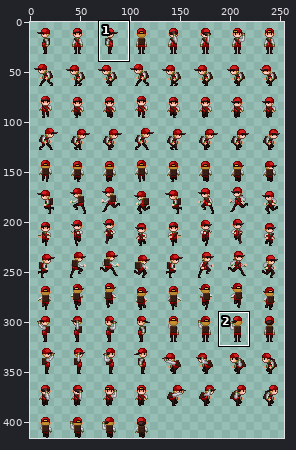
Two states of a sprite sheet, Assets/Player_001.png. Above, an overview of the earlier version with the close-up marked.
Close-up. Before:
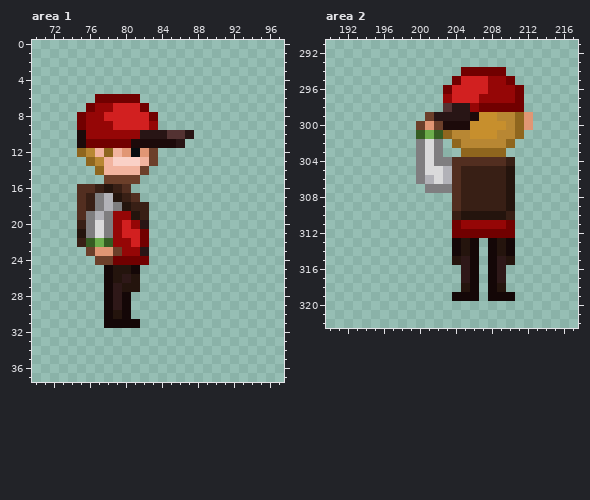
The file is 256x416 pixels. Colours within 5 levels of each other are drawn and written as one. Shown: area 1: x 70..97, y 0..37; area 2: x 190..217, y 291..322. The wide view leaves out empty margins.
New version:
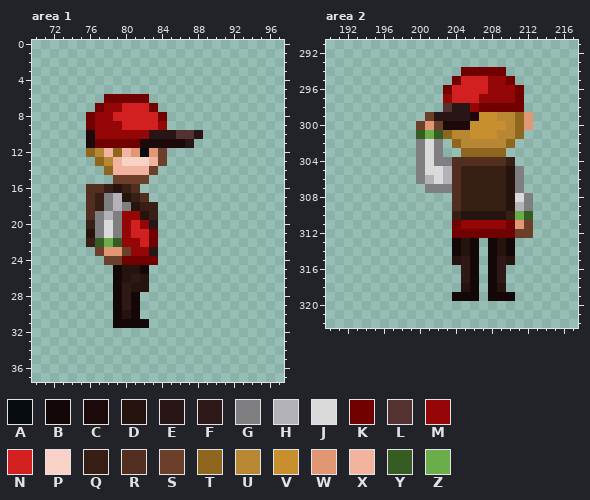
Palette (. is transparent): A #060c0f  B #140707  C #1c0a0a  D #24140d  E #281515  F #2e1818  G #7f7e80  H #b2b2b8  J #dadadb  K #710000  L #533232  M #950606  N #d22020  P #fad1c7  Q #381f15  R #522e20  S #6c3f2a  T #8f661e  U #b88733  V #c78f2d  W #e19674  X #f2b49f  Y #355c22  Z #6cad4b
The exact change:
Area 1:
y 6: x 77 K -> .; x 82 . -> K
y 7: x 76..77 KM -> .K; x 79 N -> M; x 82..83 K. -> NK
y 8: x 75..76 KM -> .K; x 78 N -> M; x 83..84 K. -> NK
y 9: x 75..76 KM -> .K; x 79 N -> M; x 83..84 M. -> NM
y 10: x 75..76 CM -> .C; x 82 E -> M; x 85 L -> E; x 87..88 E. -> LE
y 11: x 75..76 CK -> .C; x 81 C -> K; x 86..87 E. -> CE
y 12: x 75..84 TUXTXWAWS. -> .TUXTXWAWS
y 13: x 76..79 TUXP -> .TUX; x 82..84 XS. -> PXS
y 14: x 77..78 TX -> .T; x 82..83 S. -> XS
y 15: x 78 S -> .; x 82 . -> S
y 16: x 75 R -> .; x 77..81 QDQR. -> RQDQR
y 17: x 75..82 RQGHDQR. -> .RQGHDQR
y 18: x 75..81 RQGHGDQ -> .RQGHGD; x 83 . -> Q
y 19: x 75..79 RGHGM -> .RGHG; x 81..83 DQ. -> MDQ
y 20: x 75..83 QGJGMNME. -> .QGJGMNME
y 21: x 75..80 DGJGMN -> .DGJGM; x 82..83 K. -> NK
y 22: x 75..79 QYZYM -> .QYZY; x 81..83 NK. -> MNK
y 23: x 76..77 SW -> .S; x 79..80 SM -> WS; x 82..83 E. -> ME
y 24: x 77 S -> .; x 79 K -> S; x 83 . -> K
y 25: x 78..79 BD -> .B; x 81..82 B. -> DB
y 26: x 78..82 BDFD. -> .BDFD
y 27: x 78..80 BFD -> .BF; x 82 . -> D
y 28..29: x 78..81 BFB. -> .BFB
y 30: x 78..81 BDB. -> .BDB
y 31: x 78 B -> .; x 82 . -> B
Area 2:
y 305..307: x 211 . -> G
y 308: x 211..212 .. -> JG
y 309: x 211..212 .. -> HG
y 310: x 211..212 .. -> ZY
y 311: x 211..212 .. -> WS
y 312: x 211..212 .. -> SS
Boxes around the changes in both close-ups, in picture pixels (x1, y1, x2, y2):
changed: (77, 94, 203, 328)
added: (515, 166, 533, 238)
